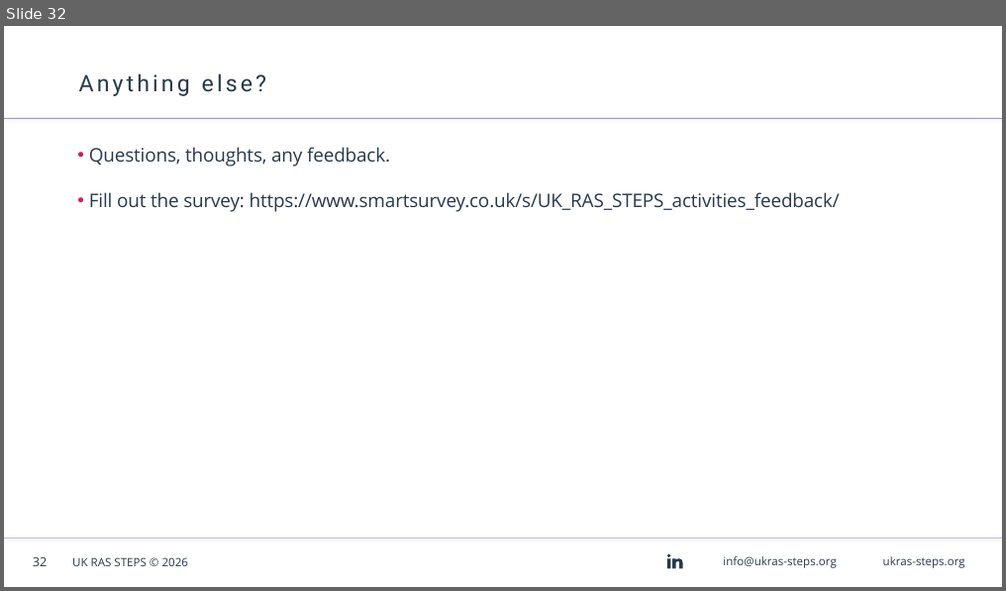
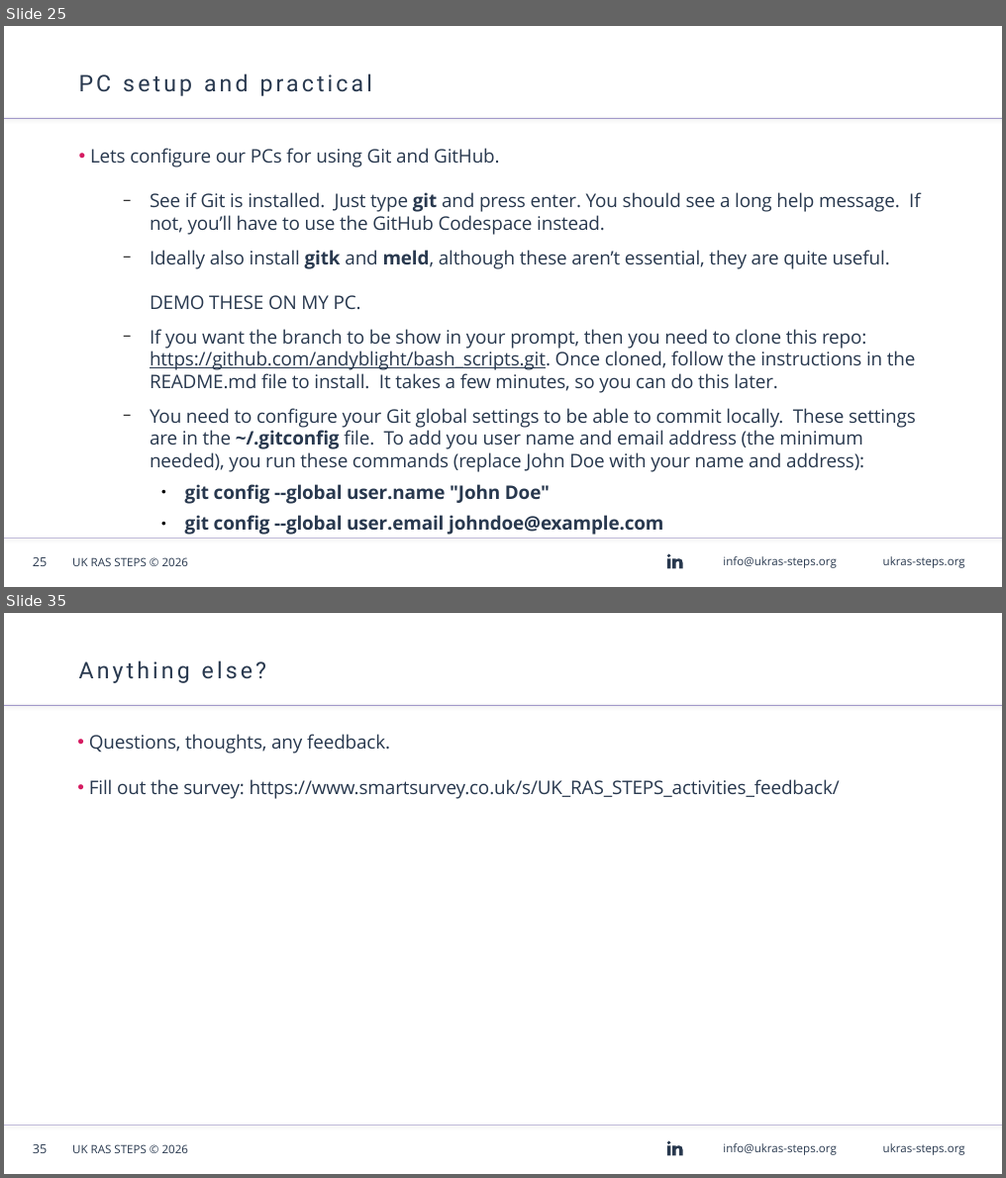
Before and after one commit to AndyBlightLeeds/git-github-workshop, a slide deck: presentation/Git & GitHub Workshop - Linux.odp. Shown one above the other, each under a label of ours: slide 32 before the commit, slides 25 and 35 after it; the slides between them are not shown. The pictures are 1006x591 and 1006x1178 pixels, drawn with LibreOffice and Linux fonts; fonts in the diff are those of the drawing; background and template pictures are left out. Boxes give left, top, right and bottom in pixels: in the first picture for what was removed or moved away, otherwise in the second. Text is boxed around its words. In the diff, an @@ line names an element or a change of style, - is before the commit and + after.

```diff
--- a/presentation/Git & GitHub Workshop - Linux.odp
+++ b/presentation/Git & GitHub Workshop - Linux.odp
@@ slide 25 added at (4, 26, 1002, 587), background #FFFFFF; not listed: 7 template elements that a slide beside it also shows @@
@@ title added at (79, 74, 372, 96), 22 pt, text #28384E @@
+PC setup and practical
@@ text added at (90, 148, 921, 535), 18 pt, text #28384E @@
+• Lets configure our PCs for using Git and GitHub.
+  − See if Git is installed. Just type git and press enter. You should see a long help message. If not, you’ll have to use the GitHub Codespace instead.
+  − Ideally also install gitk and meld, although these aren’t essential, they are quite useful.
+    DEMO THESE ON MY PC.
+  − If you want the branch to be show in your prompt, then you need to clone this repo: https://github.com/andyblight/bash_scripts.git. Once cloned, follow the instructions in the README.md file to install. It takes a few minutes, so you can do this later.
+  − You need to configure your Git global settings to be able to commit locally. These settings are in the ~/.gitconfig file. To add you user name and email address (the minimum needed), you run these commands (replace John Doe with your name and address):
+    ● git config --global user.name "John Doe"
+    ● git config --global user.email johndoe@example.com
@@ what was slide 32 is now slide 35 @@
@@ page number at (33, 1145, 47, 1154): text changed @@
-32
+35
```
Also in this commit, not shown: 6 slides changed, 8 other slides added, 6 slides removed, 1 other file.
